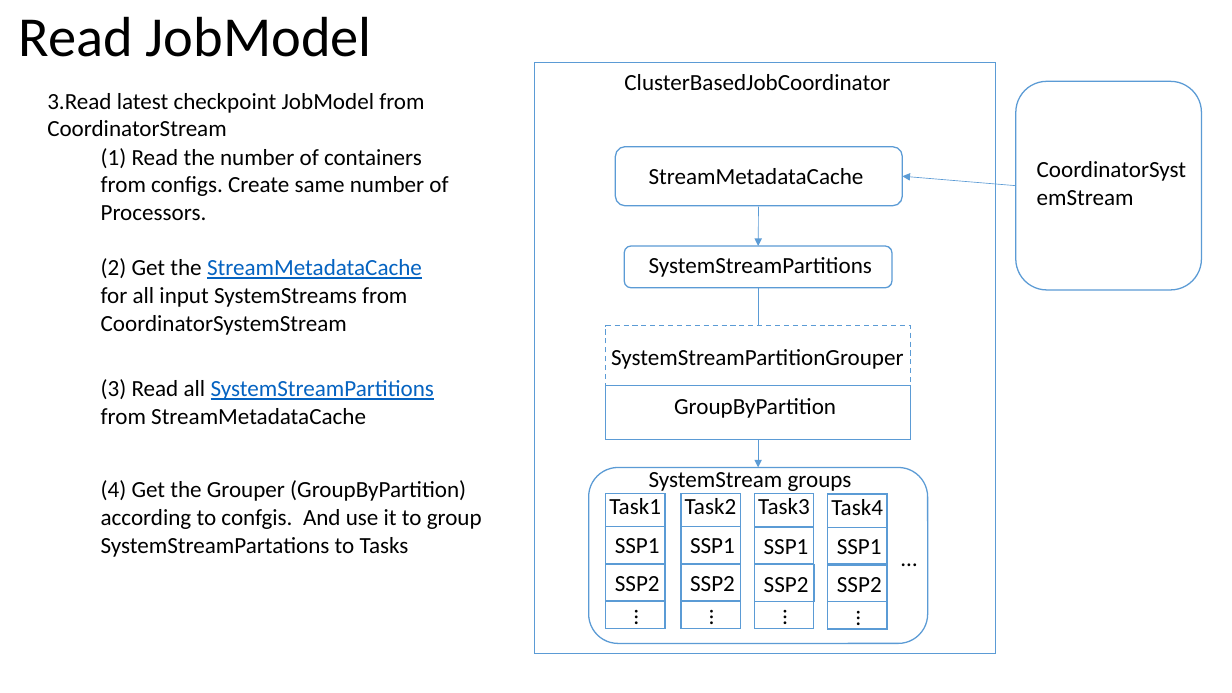
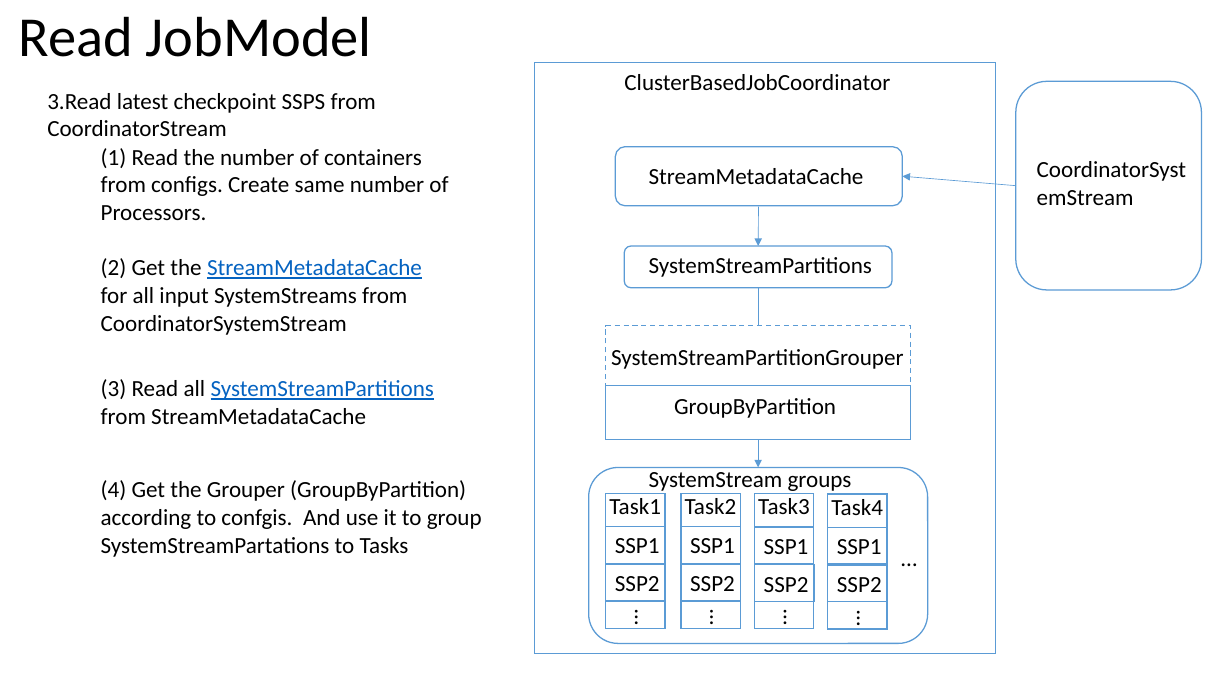
Before and after one commit to Swrrt/Samza-Documents, a slide deck: slide 76 of Documentation/SamzaStructure.pptx (slide 75 before the commit). Drawn at 1232x693 pixels with LibreOffice and Linux fonts; fonts in the diff are those of the drawing. Boxes give left, top, right and bottom in pixels: in the first picture for what was removed or moved away, otherwise in the second. Text is boxed around its words. In the diff, an @@ line names an element or a change of style, - is before the commit and + after.

```diff
--- a/Documentation/SamzaStructure.pptx
+++ b/Documentation/SamzaStructure.pptx
@@ text at (47, 93, 376, 136): text changed @@
-3.Read latest checkpoint JobModel from CoordinatorStream
+3.Read latest checkpoint SSPS from CoordinatorStream
```
Also in this commit, not shown: 2 other slides changed, 1 slide added.
